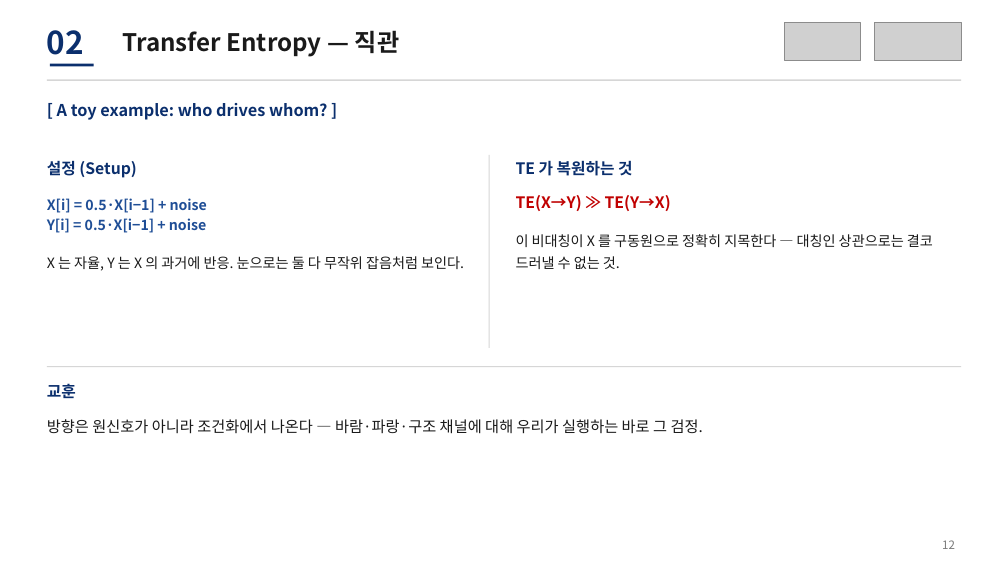
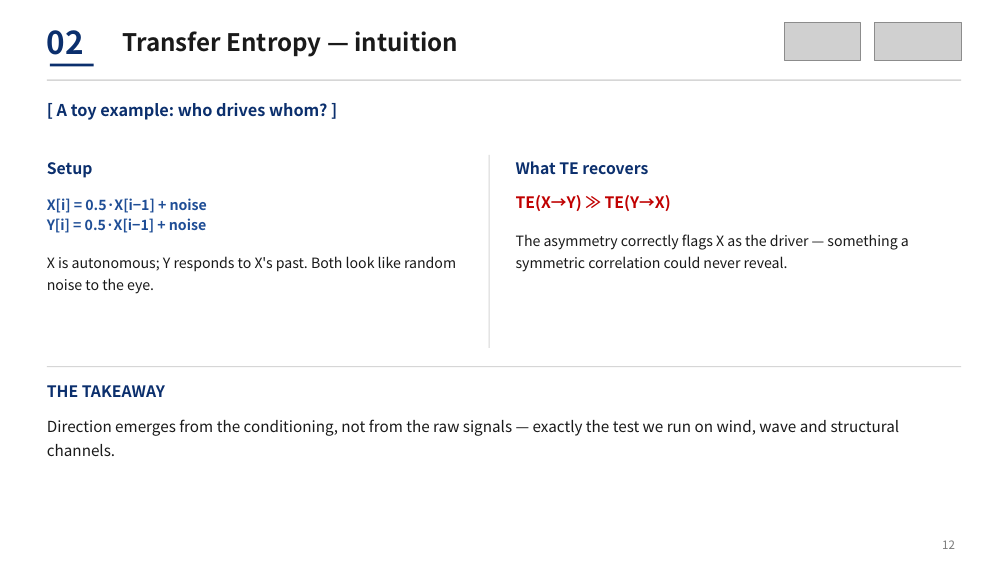
Before and after one commit to sinahdme/fowt-te-causal, a slide deck: slide 12 of reports/te-conference-talk-lab.pptx. Drawn at 1008x567 pixels with LibreOffice and Linux fonts; fonts in the diff are those of the drawing; grey boxes stand for pictures. Boxes give left, top, right and bottom in pixels: in the first picture for what was removed or moved away, otherwise in the second. Text is boxed around its words. In the diff, an @@ line names an element or a change of style, - is before the commit and + after.

```diff
--- a/reports/te-conference-talk-lab.pptx
+++ b/reports/te-conference-talk-lab.pptx
@@ text at [122, 31, 459, 57]: text changed @@
-Transfer Entropy — 직관
+Transfer Entropy — intuition
@@ text at [47, 162, 93, 178]: text changed @@
-설정 (Setup)
+Setup
@@ text at [516, 161, 648, 175]: text changed @@
-TE 가 복원하는 것
+What TE recovers
@@ text at [516, 234, 909, 250]: text changed @@
-이 비대칭이 X 를 구동원으로 정확히 지목한다 — 대칭인 상관으로는 결코 드러낼 수 없는 것.
+The asymmetry correctly flags X as the driver — something a symmetric correlation could never reveal.
@@ text at [47, 256, 456, 294]: text changed @@
-X 는 자율, Y 는 X 의 과거에 반응. 눈으로는 둘 다 무작위 잡음처럼 보인다.
+X is autonomous; Y responds to X's past. Both look like random noise to the eye.
@@ text at [47, 385, 165, 397]: text changed @@
-교훈
+THE TAKEAWAY
@@ text at [47, 419, 900, 456]: text changed @@
-방향은 원신호가 아니라 조건화에서 나온다 — 바람·파랑·구조 채널에 대해 우리가 실행하는 바로 그 검정.
+Direction emerges from the conditioning, not from the raw signals — exactly the test we run on wind, wave and structural channels.
```
Also in this commit, not shown: 18 other slides changed, 13 slides added, 13 slides removed, 1 other file.
